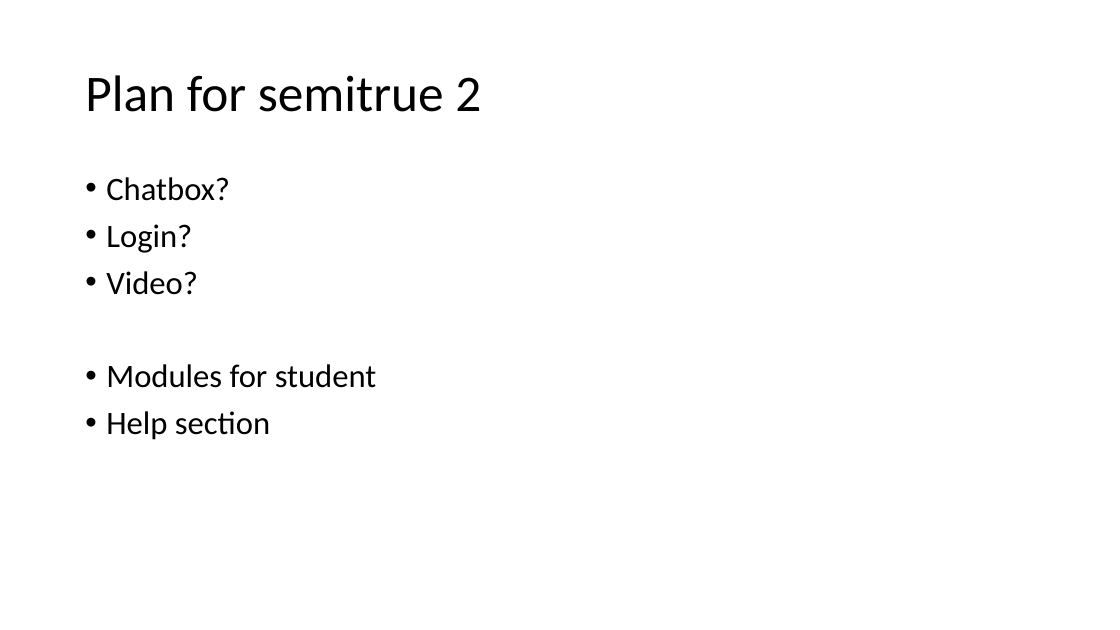
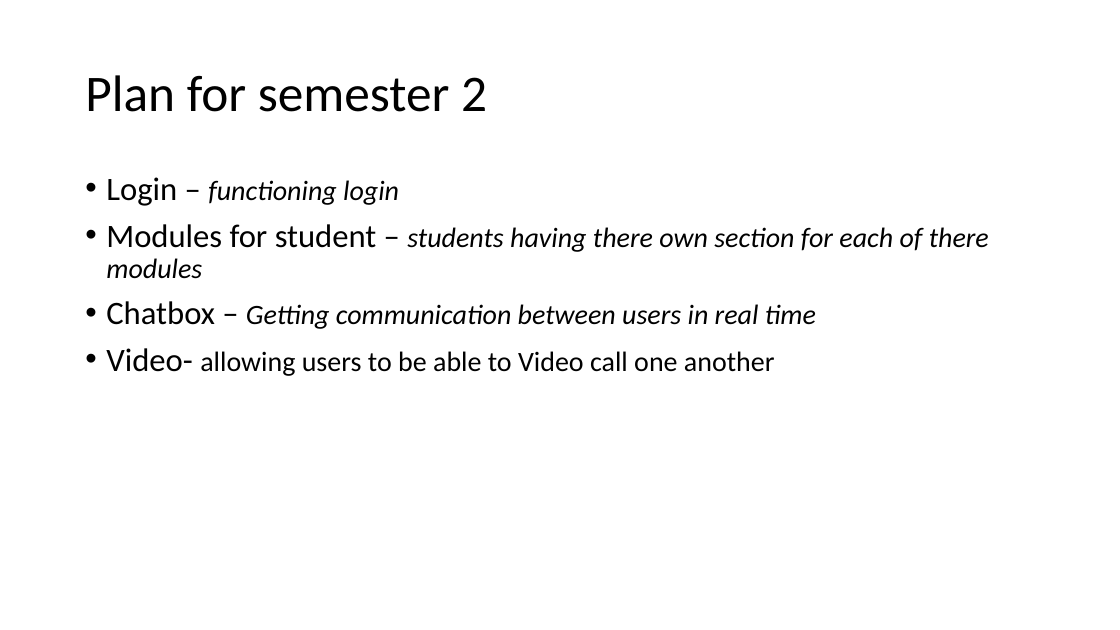
Before and after one commit to GallagherStephen/4thYearProject-Dissertation, a slide deck: slide 9 of Presentation/4th Year Presentation.pptx. Drawn at 1120x630 pixels with LibreOffice and Linux fonts; fonts in the diff are those of the drawing. Boxes give left, top, right and bottom in pixels: in the first picture for what was removed or moved away, otherwise in the second. Text is boxed around its words. In the diff, an @@ line names an element or a change of style, - is before the commit and + after.

Commit message:
added more to the presentation for my section and abit of general goals

```diff
--- a/Presentation/4th Year Presentation.pptx
+++ b/Presentation/4th Year Presentation.pptx
@@ title at <box>85,75,487,112</box>: text changed @@
-Plan for semitrue 2
+Plan for semester 2
@@ text at <box>106,177,989,376</box>: text changed; size 28 to 24 pt; italic on @@
-• Chatbox?
-• Login?
-• Video?
-• Modules for student
-• Help section
+• Login – functioning login
+• Modules for student – students having there own section for each of there modules
+• Chatbox – Getting communication between users in real time
+• Video- allowing users to be able to Video call one another
```
Also in this commit, not shown: 1 other slide changed, 5 slides added, 4 slides removed.
